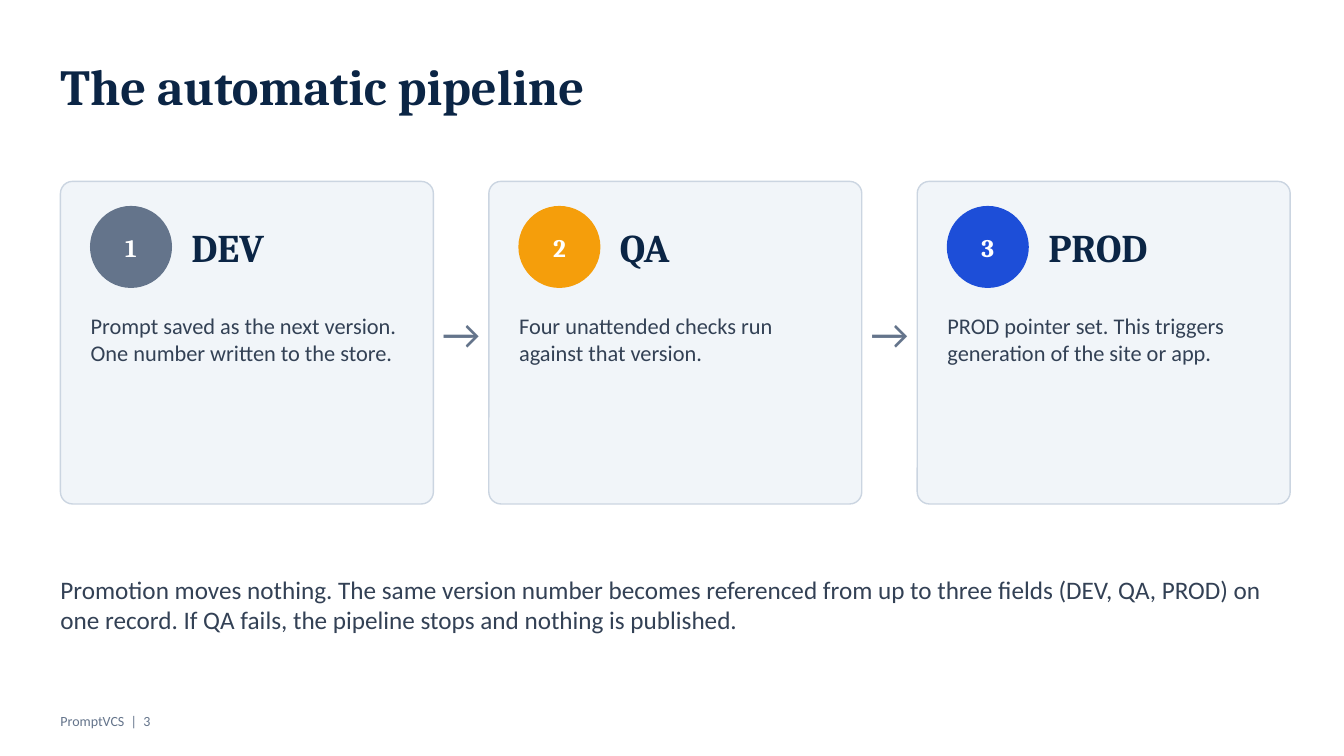
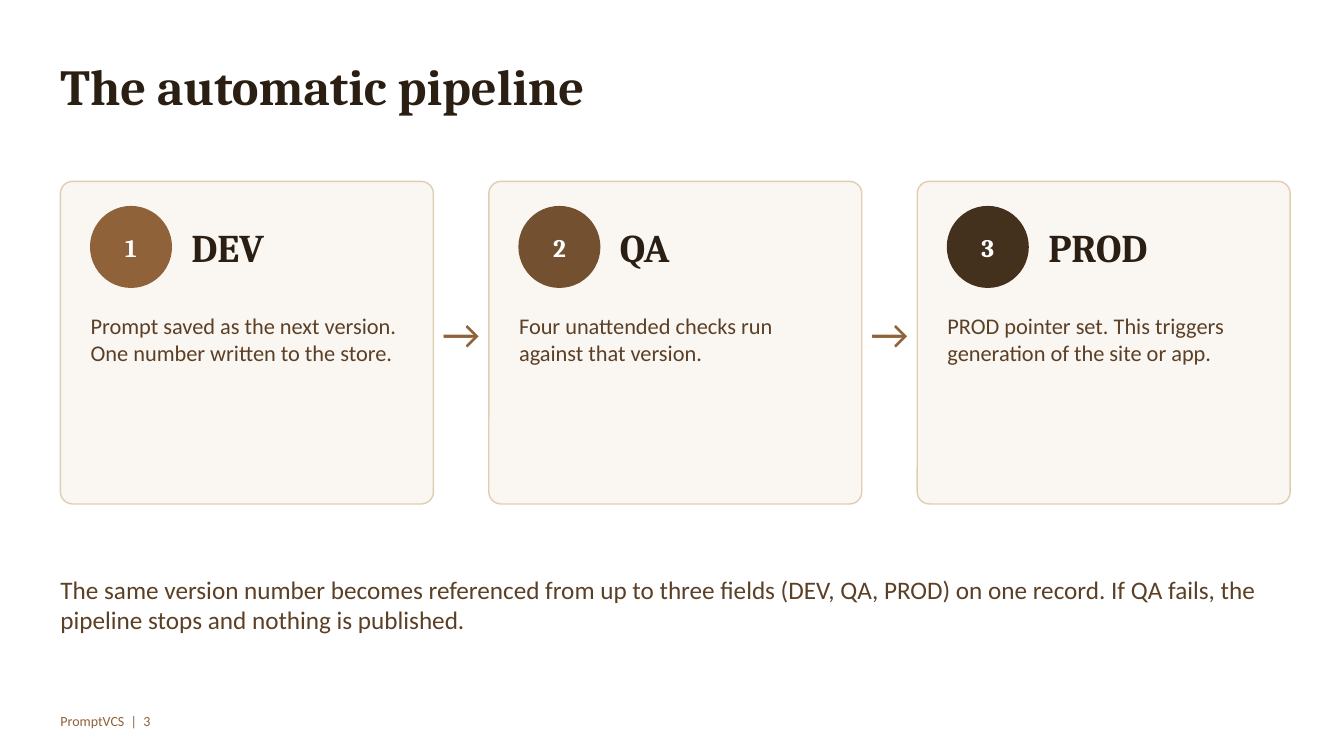
Before and after one commit to SahilHanda300/prompt-vcs, a slide deck: slide 3 of docs/PromptVCS-Presentation.pptx. Drawn at 1344x756 pixels with LibreOffice and Linux fonts; fonts in the diff are those of the drawing. Boxes give left, top, right and bottom in pixels: in the first picture for what was removed or moved away, otherwise in the second. Text is boxed around its words. In the diff, an @@ line names an element or a change of style, - is before the commit and + after.

```diff
--- a/docs/PromptVCS-Presentation.pptx
+++ b/docs/PromptVCS-Presentation.pptx
@@ ellipse at <box>91,207,171,287</box>: fill #64748B to #8F6239; outline #64748B 1 pt to #8F6239 1 pt @@
@@ ellipse at <box>519,207,600,287</box>: fill #F59E0B to #73502F; outline #F59E0B 1 pt to #73502F 1 pt @@
@@ fill #F1F5F9 to #FAF6F2; outline #CBD5E1 1 pt to #E0CDB3 1 pt in 3 elements at <box>60,181,434,504</box>, <box>489,181,862,504</box>, <box>918,181,1291,504</box> @@
@@ ellipse at <box>948,207,1028,287</box>: fill #1D4ED8 to #43301D; outline #1D4ED8 1 pt to #43301D 1 pt @@
@@ text colour #0B2545 to #2B1F14 in 4 elements at <box>60,70,585,116</box>, <box>191,236,264,262</box>, <box>620,235,670,269</box>, <box>1048,235,1147,263</box> @@
@@ text colour #64748B to #8F6239 in 3 elements at <box>60,717,150,729</box>, <box>434,292,489,373</box>, <box>862,292,918,373</box> @@
@@ text colour #334155 to #5C4026 in 3 elements at <box>91,318,396,361</box>, <box>519,318,772,365</box>, <box>947,318,1224,365</box> @@
@@ text at <box>60,581,1255,634</box>: text changed; text colour #334155 to #5C4026 @@
-Promotion moves nothing. The same version number becomes referenced from up to three fields (DEV, QA, PROD) on one record. If QA fails, the pipeline stops and nothing is published.
+The same version number becomes referenced from up to three fields (DEV, QA, PROD) on one record. If QA fails, the pipeline stops and nothing is published.
```
Also in this commit, not shown: 21 other slides changed, 1 slide added, 3 other files.
